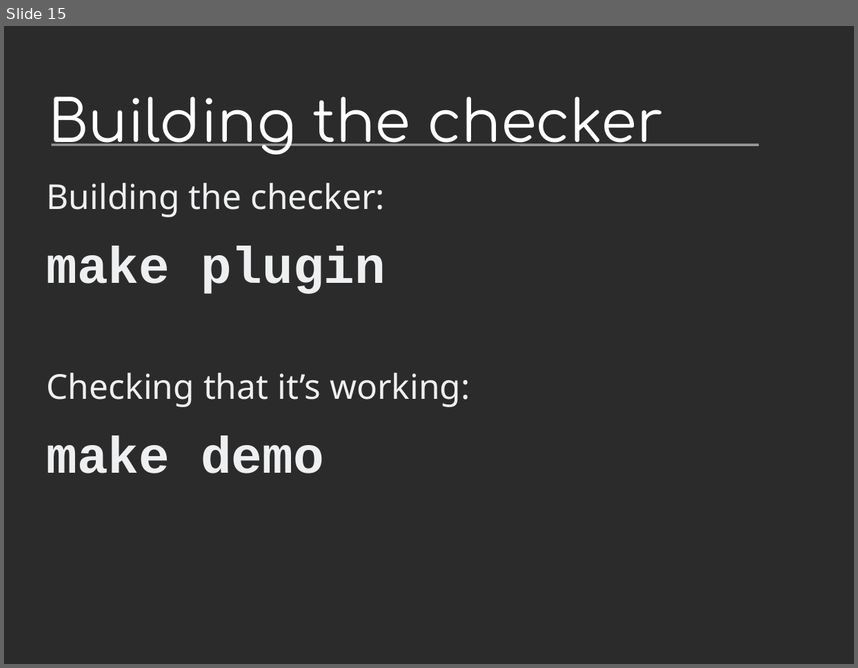
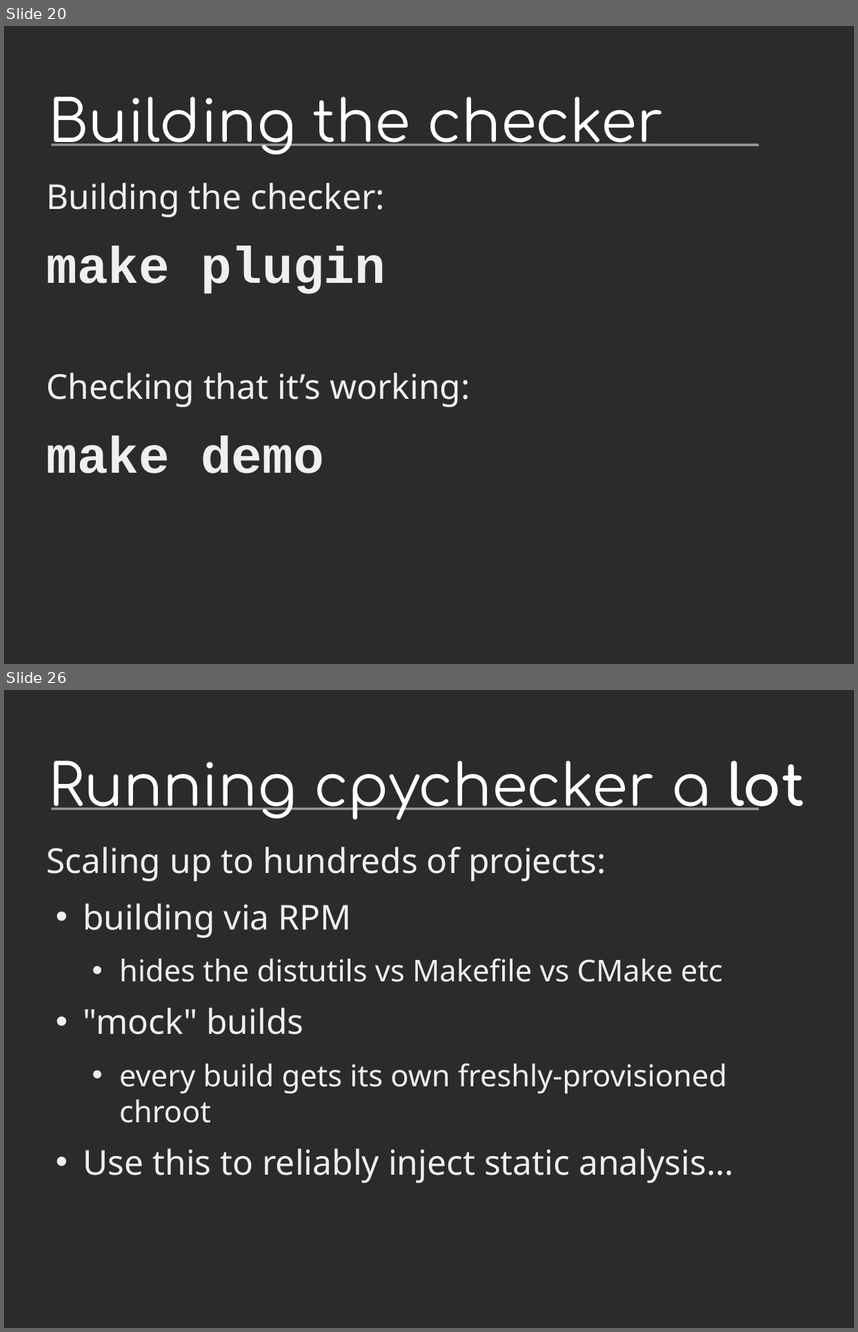
Before and after one commit to davidmalcolm/PyCon-US-2013-Talk, a slide deck: Death By 1000 Leaks - Static Analysis of Hundreds of Python Extension Modules.odp. Shown one above the other, each under a label of ours: slide 15 before the commit, slides 20 and 26 after it; the slides between them are not shown. The pictures are 858x668 and 858x1332 pixels, drawn with LibreOffice and Linux fonts; fonts in the diff are those of the drawing; background and template pictures are left out; a plain dark background stands for a picture behind light text. Boxes give left, top, right and bottom in pixels: in the first picture for what was removed or moved away, otherwise in the second. Text is boxed around its words. In the diff, an @@ line names an element or a change of style, - is before the commit and + after.

```diff
--- a/Death By 1000 Leaks - Static Analysis of Hundreds of Python Extension Modules.odp
+++ b/Death By 1000 Leaks - Static Analysis of Hundreds of Python Extension Modules.odp
@@ slide 26 added at (x1=4, y1=690, x2=854, y2=1328), background picture (left out); not listed: 1 template element that a slide beside it also shows @@
@@ title added at (x1=49, y1=760, x2=805, y2=819), 54 pt, text #FFFFFF @@
+Running cpychecker a lot
@@ text added at (x1=47, y1=847, x2=734, y2=1183), 32 pt, text #EEEFF0 @@
+Scaling up to hundreds of projects:
+• building via RPM
+  • hides the distutils vs Makefile vs CMake etc
+• "mock" builds
+  • every build gets its own freshly-provisioned chroot
+• Use this to reliably inject static analysis...
@@ what was slide 15 is now slide 20 @@
```
Also in this commit, not shown: 7 slides changed, 19 other slides added, 2 other files.
